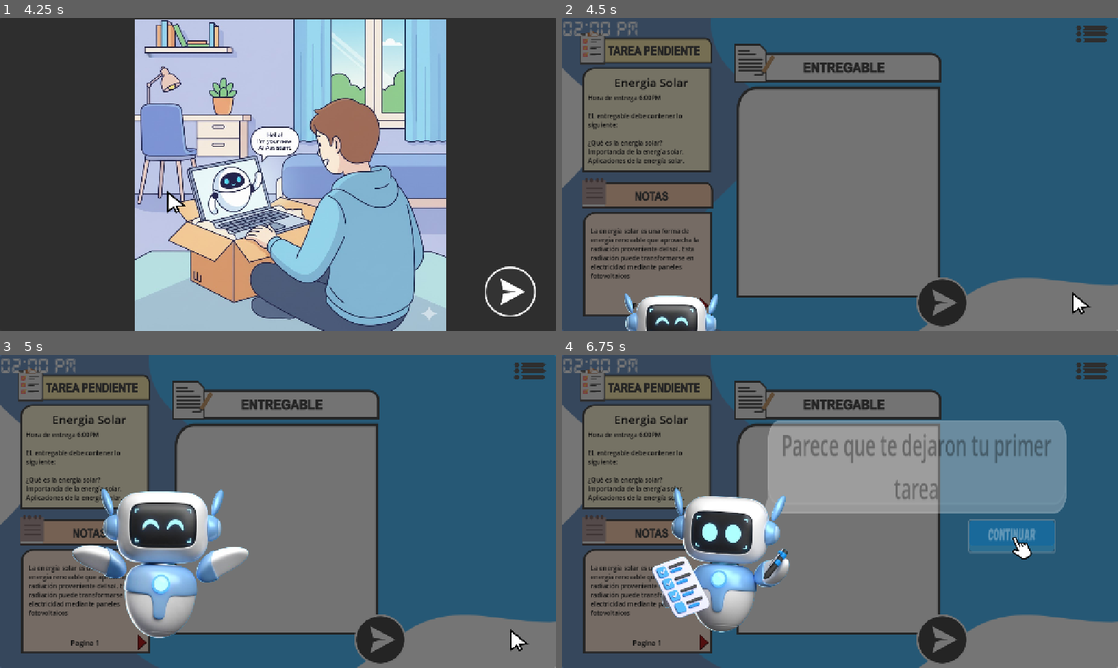
Above: before the commit, frames 1-4 (two rows, left to right).
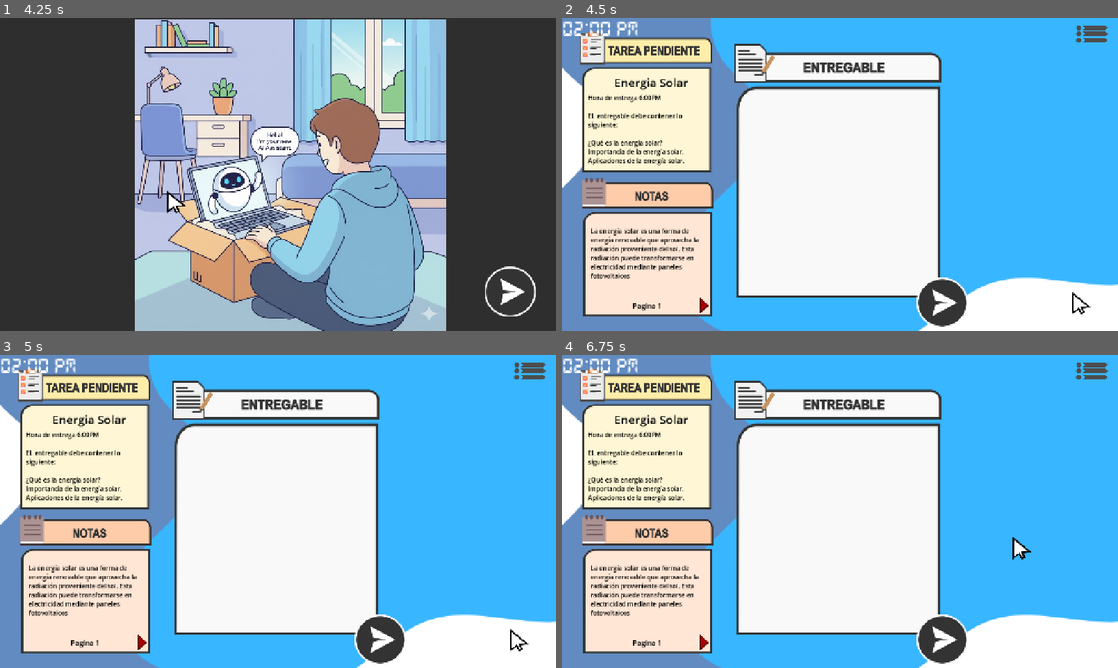
Above: after the commit, the same moments.

Repository: pperezsilva/FairPlayGenAi
Game: Godot game, scene res://escenas/menu.tscn
Two runs of this game, one before a commit and one after it. Both use one fixed random seed, a clock stepped at 60 frames per second and the inputs below. Sound files missing from this copy of the repository are replaced by a short silence.
Inputs (mouse positions are in pixels of both pictures, inside the frame that each line leads up to):
- Up to frame 1 (4.25 s): click "Jugar" at 0.5 s; click (511, 293) at 1.25 s; move the mouse to (400, 158) at 2.02 s; click (511, 293) at 2.75 s; move the mouse to (166, 190) at 3.52 s
- Up to frame 2 (4.5 s): click (1073, 293) at 4.25 s
- Up to frame 3 (5 s): no input
- Up to frame 4 (6.75 s): move the mouse to (895, 442) at 5.02 s; click (1012, 536) at 5.75 s, where only the run before the commit has a clickable "Continuar"; click (1012, 536) at 6.5 s, where only the run before the commit has a clickable "Continuar"

Frame 1 is identical in both runs. In frame 2, 96% of the frame differs, in the area x 0-100%, y 0-100%; in frame 3, 96%; in frame 4, 96%.

Commit message:
Implementacion de boton para borrar parrafos y ajustes de interfaz y diseño

Diff:
--- a/escenas/entregable.tscn
+++ b/escenas/entregable.tscn
@@ -1,9 +1,12 @@
-[gd_scene load_steps=14 format=3 uid="uid://b2l84bu2dm6gg"]
+[gd_scene load_steps=17 format=3 uid="uid://b2l84bu2dm6gg"]
 
 [ext_resource type="Texture2D" uid="uid://wr88cm8anujv" path="res://imagenes/entregable2.png" id="1_b1j6c"]
 [ext_resource type="Script" uid="uid://dnx4u41steun7" path="res://scripts/entregable.gd" id="1_kpbha"]
 [ext_resource type="Texture2D" uid="uid://cct47oh10culh" path="res://lapiz.png" id="3_3ef16"]
 [ext_resource type="Texture2D" uid="uid://c7rnpb55ik14" path="res://imagenes/lapizWhite.png" id="4_msg20"]
+[ext_resource type="Texture2D" uid="uid://fk3c32ly5ieq" path="res://imagenes/borrar.png" id="5_xwtfv"]
+[ext_resource type="Texture2D" uid="uid://dfiyaklrrtnqw" path="res://imagenes/borrarHover.png" id="6_yu6bs"]
+[ext_resource type="AudioStream" uid="uid://cgyt7sn2x840m" path="res://sonidos/sfx/sndError.mp3" id="7_6tyvk"]
 
 [sub_resource type="StyleBoxEmpty" id="StyleBoxEmpty_msg20"]
 
@@ -230,14 +233,14 @@
 anchor_top = 0.35500002
 anchor_right = 0.497
 anchor_bottom = 0.35500002
-offset_left = -89.0
+offset_left = -79.0
 offset_top = -136.0
-offset_right = 89.0
+offset_right = 99.0
 offset_bottom = -72.5
 grow_horizontal = 2
 grow_vertical = 2
 theme_override_colors/font_color = Color(0.24347246, 0.29725352, 0.3947296, 1)
-theme_override_font_sizes/font_size = 20
+theme_override_font_sizes/font_size = 26
 text = "Escribiendo ..."
 horizontal_alignment = 1
 vertical_alignment = 1
@@ -249,14 +252,14 @@
 anchor_top = 0.35500002
 anchor_right = 0.497
 anchor_bottom = 0.35500002
-offset_left = -89.0
+offset_left = -79.0
 offset_top = 6.0
-offset_right = 89.0
+offset_right = 99.0
 offset_bottom = 69.5
 grow_horizontal = 2
 grow_vertical = 2
 theme_override_colors/font_color = Color(0.24347246, 0.29725352, 0.3947296, 1)
-theme_override_font_sizes/font_size = 20
+theme_override_font_sizes/font_size = 26
 text = "Escribiendo ..."
 horizontal_alignment = 1
 vertical_alignment = 1
@@ -268,24 +271,60 @@
 anchor_top = 0.35500002
 anchor_right = 0.497
 anchor_bottom = 0.35500002
-offset_left = -89.0
+offset_left = -79.0
 offset_top = 159.0
-offset_right = 89.0
+offset_right = 99.0
 offset_bottom = 222.5
 grow_horizontal = 2
 grow_vertical = 2
 theme_override_colors/font_color = Color(0.24347246, 0.29725352, 0.3947296, 1)
-theme_override_font_sizes/font_size = 20
+theme_override_font_sizes/font_size = 26
 text = "Escribiendo ..."
 horizontal_alignment = 1
 vertical_alignment = 1
+
+[node name="btnBorrar" type="TextureButton" parent="."]
+visible = false
+offset_left = 240.0
+offset_top = -144.0
+offset_right = 295.0
+offset_bottom = -89.0
+texture_normal = ExtResource("5_xwtfv")
+texture_hover = ExtResource("6_yu6bs")
+
+[node name="btnBorrar2" type="TextureButton" parent="."]
+visible = false
+offset_left = 240.0
+offset_top = 2.0
+offset_right = 295.0
+offset_bottom = 57.0
+texture_normal = ExtResource("5_xwtfv")
+texture_hover = ExtResource("6_yu6bs")
+
+[node name="btnBorrar3" type="TextureButton" parent="."]
+visible = false
+offset_left = 240.0
+offset_top = 149.0
+offset_right = 295.0
+offset_bottom = 204.0
+texture_normal = ExtResource("5_xwtfv")
+texture_hover = ExtResource("6_yu6bs")
 
 [node name="AnimationEscribiendo" type="AnimationPlayer" parent="."]
 libraries = {
 &"": SubResource("AnimationLibrary_qve5v")
 }
 
+[node name="sndError" type="AudioStreamPlayer" parent="."]
+stream = ExtResource("7_6tyvk")
+
+[connection signal="pressed" from="parrafo1" to="." method="_on_parrafo_1_pressed"]
+[connection signal="pressed" from="parrafo2" to="." method="_on_parrafo_2_pressed"]
+[connection signal="pressed" from="parrafo3" to="." method="_on_parrafo_3_pressed"]
 [connection signal="pressed" from="btnEscribir" to="." method="_on_btn_escribir_pressed"]
 [connection signal="pressed" from="btnEscribir2" to="." method="_on_btn_escribir_2_pressed"]
 [connection signal="pressed" from="btnEscribir3" to="." method="_on_btn_escribir_3_pressed"]
+[connection signal="pressed" from="btnBorrar" to="." method="_on_btn_borrar_pressed"]
+[connection signal="pressed" from="btnBorrar2" to="." method="_on_btn_borrar_2_pressed"]
+[connection signal="pressed" from="btnBorrar3" to="." method="_on_btn_borrar_3_pressed"]
 [connection signal="animation_finished" from="AnimationEscribiendo" to="." method="_on_animation_escribiendo_animation_finished"]
--- a/escenas/gena.tscn
+++ b/escenas/gena.tscn
@@ -24,6 +24,8 @@
 corner_radius_top_right = 10
 corner_radius_bottom_right = 10
 corner_radius_bottom_left = 10
+
+[sub_resource type="StyleBoxEmpty" id="StyleBoxEmpty_vi7vd"]
 
 [sub_resource type="Animation" id="Animation_0hla7"]
 resource_name = "changetoChecklist"
@@ -270,6 +272,7 @@
 theme_override_font_sizes/font_size = 30
 theme_override_styles/normal = SubResource("StyleBoxFlat_eevyr")
 theme_override_styles/hover = SubResource("StyleBoxFlat_vi7vd")
+theme_override_styles/focus = SubResource("StyleBoxEmpty_vi7vd")
 text = "Continuar"
 
 [node name="Gena" type="Sprite2D" parent="."]
--- a/escenas/nivel.tscn
+++ b/escenas/nivel.tscn
@@ -725,10 +725,7 @@
 
 [node name="Reloj" parent="." instance=ExtResource("2_xkxn8")]
 layout_mode = 0
-hora_inicio = 2
-am_inicio = false
 hora_fin = 7
-horas_alerta = 2
 
 [node name="studyTime" type="AudioStreamPlayer" parent="."]
 stream = ExtResource("3_xkxn8")
@@ -875,6 +872,7 @@
 speed_scale = 2.0
 
 [node name="Gena" parent="." instance=ExtResource("13_fpuh1")]
+visible = false
 layout_mode = 1
 
 [node name="GenaNivel" type="Sprite2D" parent="."]
--- a/escenas/nivel_1.tscn
+++ b/escenas/nivel_1.tscn
@@ -10,6 +10,7 @@
 [ext_resource type="Texture2D" uid="uid://buqnmr5i4wi5w" path="res://imagenes/GenaCheckList.png" id="11_622t7"]
 [ext_resource type="Script" uid="uid://c7g8s0heymb4f" path="res://scripts/gena_nivel1.gd" id="12_14whf"]
 [ext_resource type="PackedScene" uid="uid://3lrhs005iu6k" path="res://escenas/tablon_tareas.tscn" id="13_8n3lj"]
+[ext_resource type="PackedScene" uid="uid://pgis8iaqgulj" path="res://escenas/menu_pausa.tscn" id="14_8lvc2"]
 [ext_resource type="PackedScene" uid="uid://8myofaifv6pk" path="res://escenas/notas_1.tscn" id="14_dt1ax"]
 [ext_resource type="PackedScene" uid="uid://b2l84bu2dm6gg" path="res://escenas/entregable.tscn" id="15_vpnp5"]
 [ext_resource type="PackedScene" uid="uid://cby6sg4fvukrs" path="res://escenas/gena.tscn" id="16_2sgaa"]
@@ -115,6 +116,43 @@
 &"GenaAparece": SubResource("Animation_7ce3s"),
 &"GenaFlotando": SubResource("Animation_o46bk"),
 &"RESET": SubResource("Animation_yyrpj")
+}
+
+[sub_resource type="Animation" id="Animation_8lvc2"]
+length = 0.001
+tracks/0/type = "value"
+tracks/0/imported = false
+tracks/0/enabled = true
+tracks/0/path = NodePath("InterfaceTop:position")
+tracks/0/interp = 1
+tracks/0/loop_wrap = true
+tracks/0/keys = {
+"times": PackedFloat32Array(0),
+"transitions": PackedFloat32Array(1),
+"update": 0,
+"values": [Vector2(787, 34)]
+}
+
+[sub_resource type="Animation" id="Animation_4a01a"]
+resource_name = "Time"
+length = 6.0
+tracks/0/type = "value"
+tracks/0/imported = false
+tracks/0/enabled = true
+tracks/0/path = NodePath("InterfaceTop:position")
+tracks/0/interp = 1
+tracks/0/loop_wrap = true
+tracks/0/keys = {
+"times": PackedFloat32Array(0, 0.19999999, 5.8, 6),
+"transitions": PackedFloat32Array(1, 1, 1, 1),
+"update": 0,
+"values": [Vector2(787, 34), Vector2(787, 50), Vector2(787, 50), Vector2(787, 34)]
+}
+
+[sub_resource type="AnimationLibrary" id="AnimationLibrary_lgf0p"]
+_data = {
+&"RESET": SubResource("Animation_8lvc2"),
+&"Time": SubResource("Animation_4a01a")
 }
 
 [node name="Nivel 1" type="Control"]
@@ -150,9 +188,9 @@
 
 [node name="Reloj" parent="InterfaceTop" instance=ExtResource("6_biv72")]
 offset_left = -220.0
-offset_top = -28.0
+offset_top = -32.0
 offset_right = -220.0
-offset_bottom = -28.0
+offset_bottom = -32.0
 
 [node name="Label" type="Label" parent="InterfaceTop"]
 offset_left = -174.0
@@ -177,6 +215,11 @@
 &"": SubResource("AnimationLibrary_yyrpj")
 }
 
+[node name="AnimInterface" type="AnimationPlayer" parent="."]
+libraries = {
+&"": SubResource("AnimationLibrary_lgf0p")
+}
+
 [node name="TablonTareas2" parent="." instance=ExtResource("13_8n3lj")]
 position = Vector2(189, 191)
 
@@ -188,7 +231,12 @@
 
 [node name="MusicaNivel" parent="." instance=ExtResource("16_lgf0p")]
 
+[node name="CanvasLayer" type="CanvasLayer" parent="."]
+
+[node name="menuPausa" parent="CanvasLayer" instance=ExtResource("14_8lvc2")]
+
 [node name="Gena" parent="." instance=ExtResource("16_2sgaa")]
 layout_mode = 1
 
+[connection signal="pressed" from="InterfaceTop/BtnPausa" to="." method="_on_btn_pausa_pressed"]
 [connection signal="animation_finished" from="AnimationGena" to="." method="_on_animation_gena_animation_finished"]
--- a/escenas/notas_1.tscn
+++ b/escenas/notas_1.tscn
@@ -1,15 +1,18 @@
-[gd_scene load_steps=8 format=3 uid="uid://8myofaifv6pk"]
+[gd_scene load_steps=10 format=3 uid="uid://8myofaifv6pk"]
 
 [ext_resource type="Script" uid="uid://duvb4tpigxvwp" path="res://scripts/notas_1.gd" id="1_4bmv0"]
 [ext_resource type="Texture2D" uid="uid://cnd5282mqq7xy" path="res://imagenes/notas2.png" id="1_51vqj"]
 [ext_resource type="Texture2D" uid="uid://dr0lew3av4avy" path="res://imagenes/botonTriangular.png" id="3_prpjb"]
 [ext_resource type="Texture2D" uid="uid://b0j0pgjyiyd05" path="res://imagenes/botonTriangularHover.png" id="4_2ycpb"]
+[ext_resource type="AudioStream" uid="uid://cgyt7sn2x840m" path="res://sonidos/sfx/sndError.mp3" id="5_vnegu"]
 
 [sub_resource type="StyleBoxEmpty" id="StyleBoxEmpty_prpjb"]
 
 [sub_resource type="StyleBoxEmpty" id="StyleBoxEmpty_2ycpb"]
 
 [sub_resource type="StyleBoxEmpty" id="StyleBoxEmpty_vnegu"]
+
+[sub_resource type="StyleBoxEmpty" id="StyleBoxEmpty_tqus5"]
 
 [node name="Notas_1" type="Node2D"]
 script = ExtResource("1_4bmv0")
@@ -56,16 +59,20 @@
 offset_right = 138.0
 offset_bottom = 115.0
 theme_override_colors/font_color = Color(0, 0, 0, 1)
-theme_override_colors/font_focus_color = Color(0, 0, 0, 1)
+theme_override_colors/font_focus_color = Color(0.5058824, 0, 0.7137255, 1)
 theme_override_colors/font_pressed_color = Color(0, 0, 0, 1)
 theme_override_colors/font_hover_color = Color(0.5058824, 0, 0.7137255, 1)
 theme_override_styles/normal = SubResource("StyleBoxEmpty_prpjb")
 theme_override_styles/pressed = SubResource("StyleBoxEmpty_2ycpb")
 theme_override_styles/hover = SubResource("StyleBoxEmpty_vnegu")
+theme_override_styles/focus = SubResource("StyleBoxEmpty_tqus5")
 text = "TEXTO DE EJEMPLO"
 alignment = 0
 autowrap_mode = 3
 
+[node name="sndError" type="AudioStreamPlayer" parent="."]
+stream = ExtResource("5_vnegu")
+
 [connection signal="pressed" from="siguientePag" to="." method="_on_siguiente_pag_pressed"]
 [connection signal="pressed" from="anteriorPag" to="." method="_on_anterior_pag_pressed"]
 [connection signal="pressed" from="btnTextoNotas" to="." method="_on_btn_texto_notas_pressed"]
--- a/escenas/reloj.tscn
+++ b/escenas/reloj.tscn
@@ -18,7 +18,7 @@
 "times": PackedFloat32Array(0, 0.3),
 "transitions": PackedFloat32Array(1, 1),
 "update": 0,
-"values": [Vector2(1, 1), Vector2(1.2, 1.2)]
+"values": [Vector2(1, 1), Vector2(1.1, 1.1)]
 }
 tracks/1/type = "value"
 tracks/1/imported = false
--- a/scripts/entregable.gd
+++ b/scripts/entregable.gd
@@ -64,3 +64,72 @@
 
 		global.paragraph[2] = 1
 		global.action = false
+
+
+func _on_parrafo_1_pressed() -> void:
+	$btnEscribir.hide()
+	$btnEscribir2.hide()
+	$btnEscribir3.hide()
+
+	if global.action == false:
+		if $btnBorrar.visible == false:
+			$btnBorrar.show()
+
+			$btnBorrar2.hide()
+			$btnBorrar3.hide()
+		else:
+			$btnBorrar.hide()
+	else:
+		$sndError.play()
+
+
+func _on_parrafo_2_pressed() -> void:
+	$btnEscribir.hide()
+	$btnEscribir2.hide()
+	$btnEscribir3.hide()
+
+	if global.action == false:
+		if $btnBorrar2.visible == false:
+			$btnBorrar2.show()
+
+			$btnBorrar.hide()
+			$btnBorrar3.hide()
+		else:
+			$btnBorrar2.hide()
+	else:
+		$sndError.play()
+
+
+func _on_parrafo_3_pressed() -> void:
+	$btnEscribir.hide()
+	$btnEscribir2.hide()
+	$btnEscribir3.hide()
+
+	if global.action == false:
+		if $btnBorrar3.visible == false:
+			$btnBorrar3.show()
+
+			$btnBorrar.hide()
+			$btnBorrar2.hide()
+		else:
+			$btnBorrar3.hide()
+	else:
+		$sndError.play()
+
+
+func _on_btn_borrar_pressed() -> void:
+	$parrafo1.text = ""
+	global.paragraph[0] = 0
+	$btnBorrar.hide()
+
+
+func _on_btn_borrar_2_pressed() -> void:
+	$parrafo2.text = ""
+	global.paragraph[1] = 0
+	$btnBorrar2.hide()
+
+
+func _on_btn_borrar_3_pressed() -> void:
+	$parrafo3.text = ""
+	global.paragraph[2] = 0
+	$btnBorrar3.hide()
--- a/scripts/global.gd
+++ b/scripts/global.gd
@@ -14,6 +14,8 @@
 var paragraph = [0,0,0]
 var action = false
 
+var musicfast = false
+
 # Called when the node enters the scene tree for the first time.
 func _ready() -> void:
 	pass # Replace with function body.
--- a/scripts/musicaNivel.gd
+++ b/scripts/musicaNivel.gd
@@ -2,7 +2,6 @@
 
 @onready var musica_tranquila: AudioStreamPlayer = $sndMusica
 @onready var musica_tension: AudioStreamPlayer = $sndAlerta
-
 
 var estado_anterior: int = -1
 
@@ -16,6 +15,13 @@
 	if gblVarEdoMusica.estado_musica != estado_anterior:
 		estado_anterior = gblVarEdoMusica.estado_musica
 		_actualizar_musica()
+
+	if global.musicfast == true:
+		$sndMusica.pitch_scale = 1.05
+		$sndAlerta.pitch_scale = 1.05
+	else:
+		$sndMusica.pitch_scale = 1
+		$sndAlerta.pitch_scale = 1
 
 func _actualizar_musica() -> void:
 	match gblVarEdoMusica.estado_musica:
--- a/scripts/nivel_1.gd
+++ b/scripts/nivel_1.gd
@@ -2,14 +2,27 @@
 
 # Called when the node enters the scene tree for the first time.
 func _ready() -> void:
+	#Reinicio de variables globales
+	global.select = ""
+	global.action = false
+	global.paragraph = [0,0,0]
+	global.musicfast = false
+
 	$AnimationGena.play("GenaAparece")
 
 
 # Called every frame. 'delta' is the elapsed time since the previous frame.
 func _process(delta: float) -> void:
-	pass
+	if global.action == true:
+		$AnimInterface.play("Time")
 
 
 func _on_animation_gena_animation_finished(anim_name: StringName) -> void:
 	if anim_name == "GenaAparece":
 		$AnimationGena.play("GenaFlotando")
+
+
+func _on_btn_pausa_pressed() -> void:
+	print("Boton de Pausa Presionado")
+	await get_tree().create_timer(0.2).timeout
+	$CanvasLayer/menuPausa.pause()
--- a/scripts/notas_1.gd
+++ b/scripts/notas_1.gd
@@ -50,6 +50,14 @@
 
 
 func _on_siguiente_pag_pressed() -> void:
+	var btnEscribir = get_parent().get_node("entregable/btnEscribir")
+	var btnEscribir2 = get_parent().get_node("entregable/btnEscribir2")
+	var btnEscribir3 = get_parent().get_node("entregable/btnEscribir3")
+
+	btnEscribir.hide()
+	btnEscribir2.hide()
+	btnEscribir3.hide()
+
 	pag += 1
 	$btnTextoNotas.text = paginas[pag]["texto"]
 	$numeroPagina.text = "Pagina " + str(pag +1)
@@ -62,6 +70,14 @@
 
 
 func _on_anterior_pag_pressed() -> void:
+	var btnEscribir = get_parent().get_node("entregable/btnEscribir")
+	var btnEscribir2 = get_parent().get_node("entregable/btnEscribir2")
+	var btnEscribir3 = get_parent().get_node("entregable/btnEscribir3")
+
+	btnEscribir.hide()
+	btnEscribir2.hide()
+	btnEscribir3.hide()
+
 	pag -= 1
 	$btnTextoNotas.text = paginas[pag]["texto"]
 	$numeroPagina.text = "Pagina " + str(pag +1)
@@ -81,6 +97,14 @@
 		var btnEscribir2 = get_parent().get_node("entregable/btnEscribir2")
 		var btnEscribir3 = get_parent().get_node("entregable/btnEscribir3")
 
+		var btnBorrar = get_parent().get_node("entregable/btnBorrar")
+		var btnBorrar2 = get_parent().get_node("entregable/btnBorrar2")
+		var btnBorrar3 = get_parent().get_node("entregable/btnBorrar3")
+
+		btnBorrar.hide()
+		btnBorrar2.hide()
+		btnBorrar3.hide()
+
 		if btnEscribir.visible == false and global.paragraph[0] == 0:
 			btnEscribir.show()
 		else:
@@ -95,3 +119,5 @@
 			btnEscribir3.show()
 		else:
 			btnEscribir3.hide()
+	else:
+		$sndError.play()
--- a/scripts/reloj.gd
+++ b/scripts/reloj.gd
@@ -54,10 +54,10 @@
 func _process(delta: float) -> void:
 	if global.action == true:
 		timer.wait_time = 1
-		$AnimReloj.play("FastTime")
+		global.musicfast = true
 	elif global.action == false:
 		timer.wait_time = segundos_por_tick
-		$AnimReloj.stop()
+		global.musicfast = false
 		$RelojLabel.add_theme_color_override("font_color", Color.WHITE)
 
 func _on_Timer_timeout() -> void:
@@ -103,6 +103,7 @@
 		if diferencia <= minutos_totales_alerta:
 			en_alerta = true
 			gblVarEdoMusica.estado_musica = 1   # cambiamos a modo alerta
+			$AnimReloj.play("FastTime")
 
 func _hora_terminada() -> bool:
 	var total_actual = _hora_a_minutos(hora_actual, minuto_actual, es_am)
--- a/scripts/tablon_tareas.gd
+++ b/scripts/tablon_tareas.gd
@@ -6,7 +6,7 @@
 
 # Called when the node enters the scene tree for the first time.
 func _ready() -> void:
-	lblReloj.text = "6:00 PM"
+	lblReloj.text = "8:00 PM"
 	lblTexto1.text = "1.- Explica una ventaja ambiental de la energía solar."
 	lblTexto2.text = "2.- Describe un reto o limitación de la energía solar."
 	lblTexto3.text = "3.- Menciona una aplicación práctica de la energía solar."
Not shown: 1 places in escenas/gena.tscn that only renumber resources
Not shown: 1 places in escenas/nivel_1.tscn that only renumber resources
Binary file added: imagenes/borrar.png
Not shown, added: imagenes/borrar.png.import
Binary file added: imagenes/borrarHover.png
Not shown, added: imagenes/borrarHover.png.import
Not shown, added: sonidos/sfx/sndError.mp3.import
Not shown, added: sonidos/sfx/sndError.mp3
